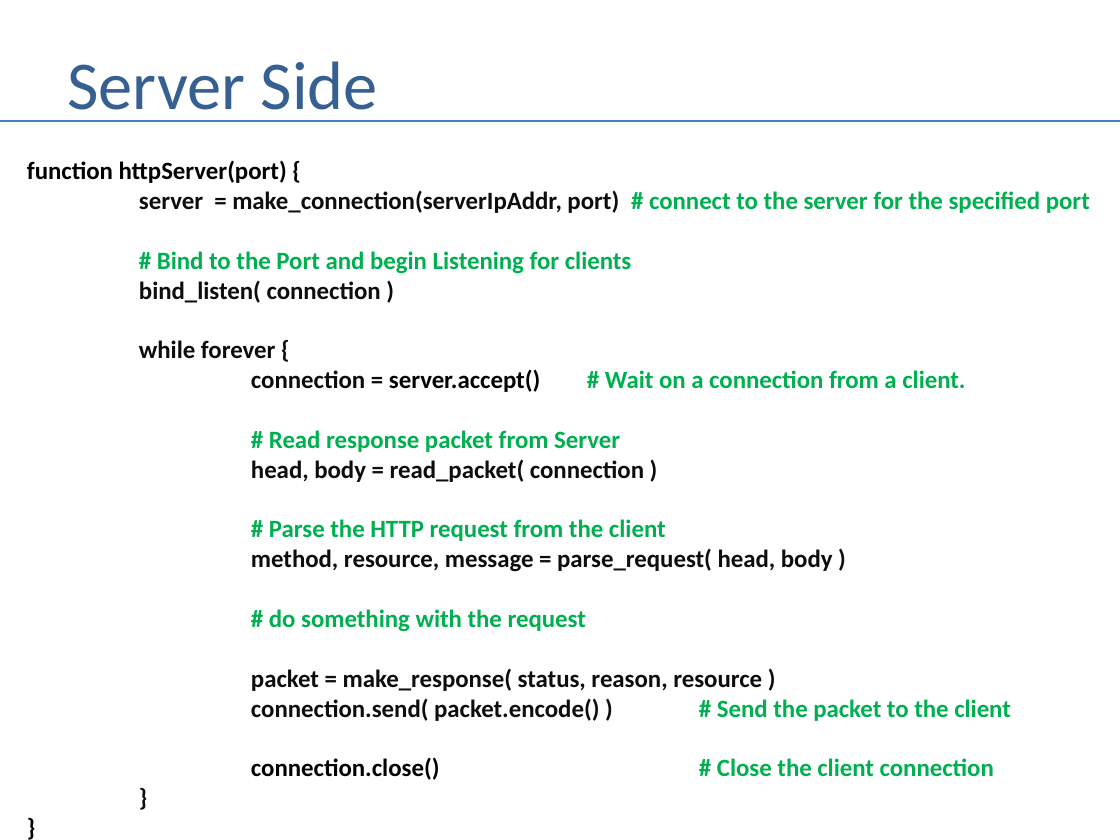
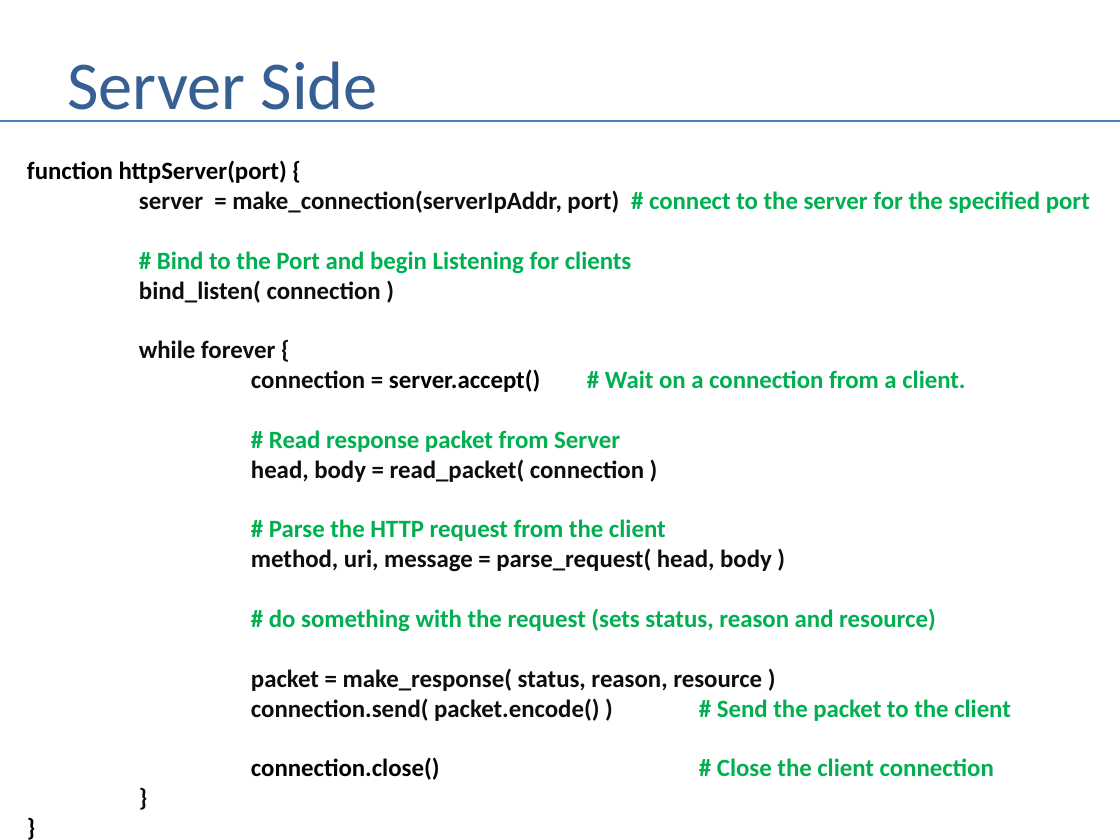
Before and after one commit to andrewferlitsch/Portland-Data-Science-Group, a slide deck: slide 21 of Presentations/CS - HTTP.pptx. Drawn at 1120x840 pixels with LibreOffice and Linux fonts; fonts in the diff are those of the drawing. Boxes give left, top, right and bottom in pixels: in the first picture for what was removed or moved away, otherwise in the second. Text is boxed around its words. In the diff, an @@ line names an element or a change of style, - is before the commit and + after.

Commit message:
updates to HTTP Server

```diff
--- a/Presentations/CS - HTTP.pptx
+++ b/Presentations/CS - HTTP.pptx
@@ text at (x1=251, y1=548, x2=936, y2=632): text changed; text colour #0D0D0D to #00B050 @@
-method, resource, message = parse_request( head, body )
-# do something with the request
+method, uri, message = parse_request( head, body )
+# do something with the request (sets status, reason and resource)
```
Also in this commit, not shown: 5 other slides changed.
